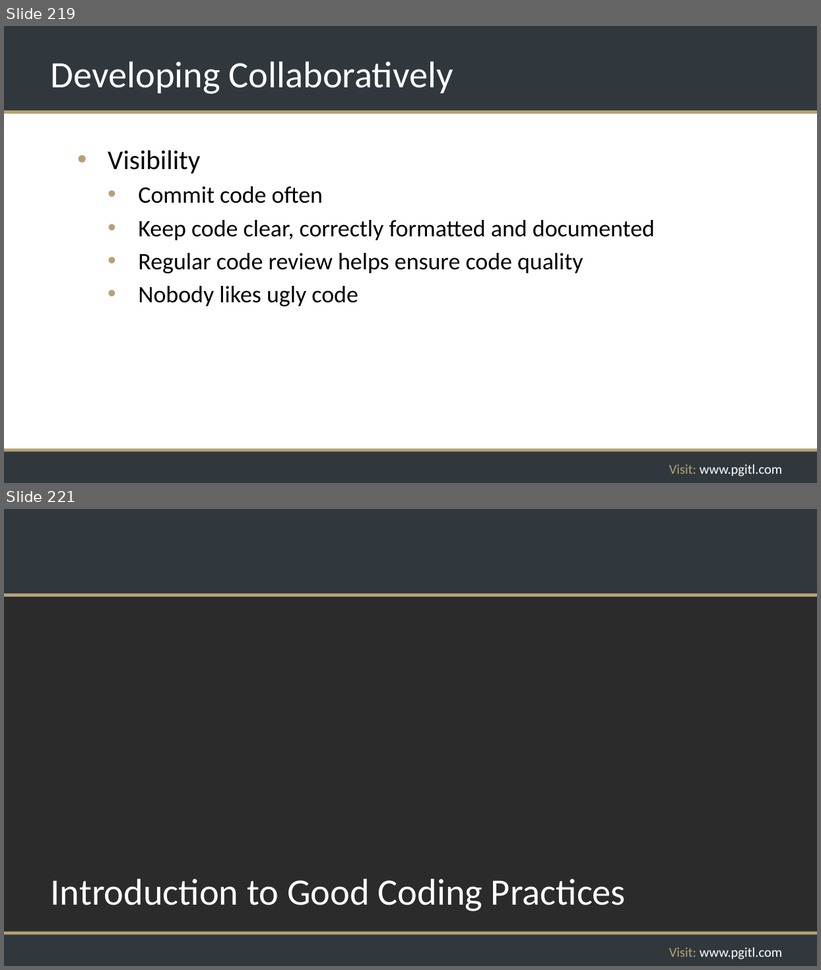
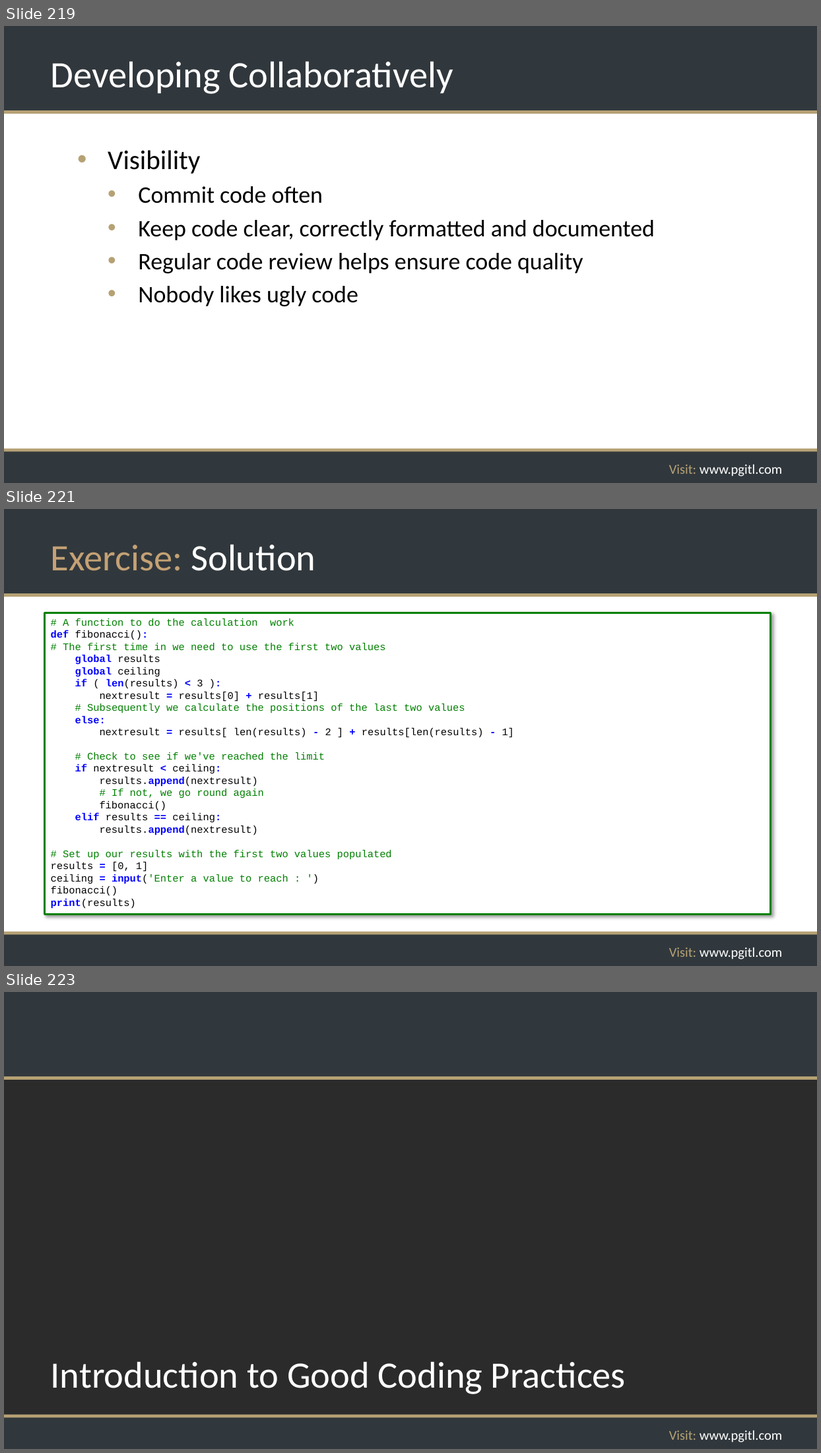
Before and after one commit to rikkouri/project-a, a slide deck: Programming Foundations.pptx. Shown one above the other, each under a label of ours: slides 219 and 221 before the commit, slides 219, 221 and 223 after it; the slides between them are not shown. The pictures are 821x970 and 821x1453 pixels, drawn with LibreOffice and Linux fonts; fonts in the diff are those of the drawing; background and template pictures are left out; a plain dark background stands for a picture behind light text. Boxes give left, top, right and bottom in pixels: in the first picture for what was removed or moved away, otherwise in the second. Text is boxed around its words. In the diff, an @@ line names an element or a change of style, - is before the commit and + after.

```diff
--- a/Programming Foundations.pptx
+++ b/Programming Foundations.pptx
@@ slide 221 added at [4, 509, 817, 966], background #FFFFFF; not listed: 5 template elements that a slide beside it also shows @@
@@ title added at [51, 544, 316, 571], 44 pt, text #C4A174 @@
+Exercise: Solution
@@ rectangle added at [45, 613, 772, 915], fill #FFFFFF, outline #008000 2.25 pt, 12 pt, text #008000 @@
+# A function to do the calculation work
+def fibonacci():
+# The first time in we need to use the first two values
+global results
+global ceiling
+if ( len(results) < 3 ):
+nextresult = results[0] + results[1]
+# Subsequently we calculate the positions of the last two values
+else:
+nextresult = results[ len(results) - 2 ] + results[len(results) - 1]
+# Check to see if we've reached the limit
+if nextresult < ceiling:
+results.append(nextresult)
+# If not, we go round again
+fibonacci()
+elif results == ceiling:
+results.append(nextresult)
+# Set up our results with the first two values populated
+results = [0, 1]
+ceiling = input('Enter a value to reach : ')
+fibonacci()
+print(results)
@@ what was slide 221 is now slide 223 @@
```
Also in this commit, not shown: 4 slides changed, 1 other slide added, 2 other files.
